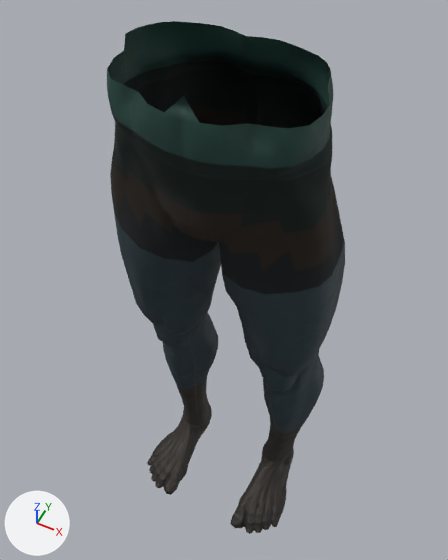
Two versions of the glTF model forest_game/assets/hero/warden_legs.gltf, one commit apart.
Rendered twice from a camera (50 mm lens) standing at (0.324, -0.641, 1.549) and looking at (-0.038, 0.083, 0.644). Lighting does not change. The marker at lower left points along +X, +Y and +Z. The older version comes first. Vertices at exactly the same position are counted once.

Names of what the first picture shows: 'SuperHero_Male'.
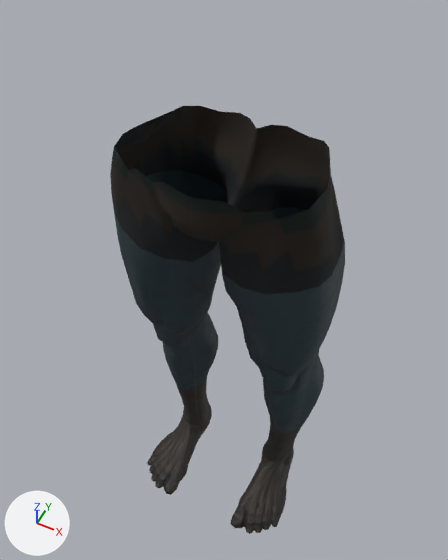
The change in detail:
me_sphere_005_retopology_004 is used by ob_superhero_male; location (0.0, 0.0, 0.0).
me_sphere_005_retopology_004 had 1948 vertices, 3858 faces and spanned x -0.195..0.195, y -0.128..0.161, z -0.01..1.159.
me_sphere_005_retopology_004 now has 1729 vertices, 3422 faces and spans x -0.195..0.195, y -0.128..0.161, z -0.01..1.01.
Part 1, on me_sphere_005_retopology_004:
219 vertices are removed from x -0.157..0.157, y -0.107..0.147, z 1.014..1.159.
436 faces are deleted.

Pixel boxes (x1, y1, x2, y2) of what changed, in the pictures (448 x 560 px):
'SuperHero_Male', reshaped (17% shorter)
    before: (107, 21, 345, 534)
    after: (110, 106, 345, 534)
part 1 of me_sphere_005_retopology_004, deleted
    before: (107, 21, 333, 219)
